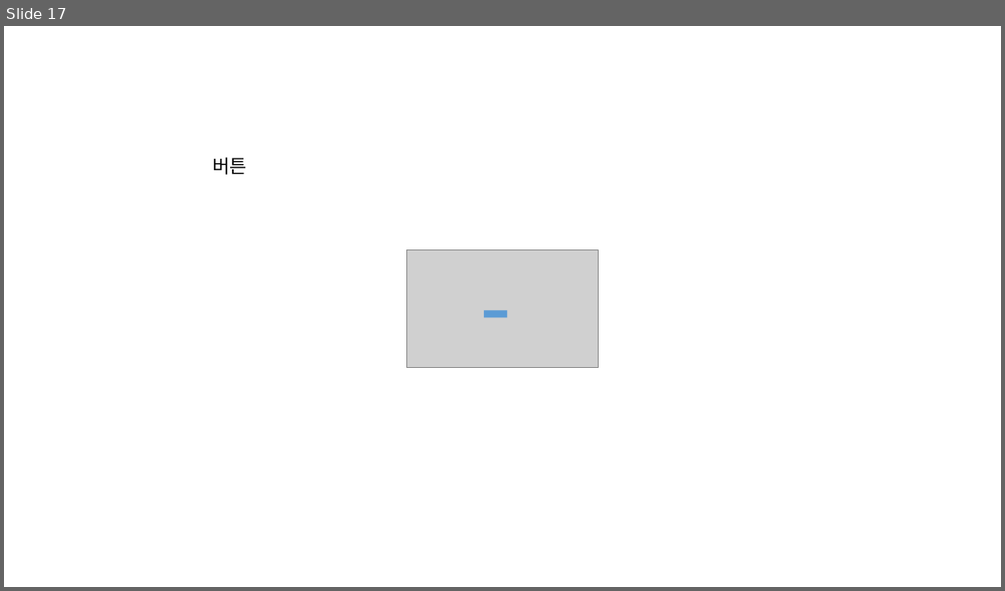
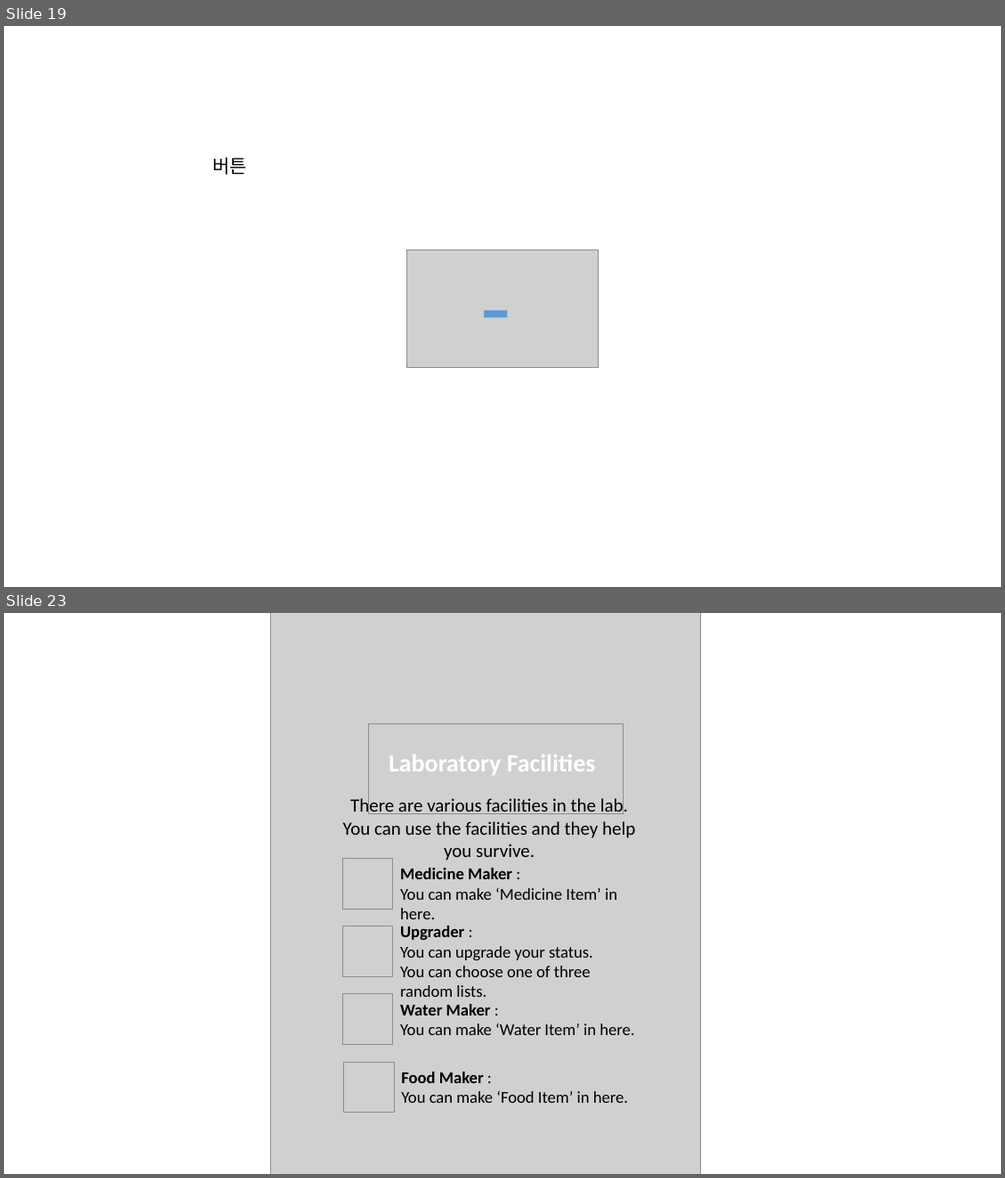
Before and after one commit to grootnam/PROJECT-SS, a slide deck: ui_design/ui_design.pptx. Shown one above the other, each under a label of ours: slide 17 before the commit, slides 19 and 23 after it; the slides between them are not shown. The pictures are 1005x591 and 1005x1178 pixels, drawn with LibreOffice and Linux fonts; fonts in the diff are those of the drawing; grey boxes stand for pictures. Boxes give left, top, right and bottom in pixels: in the first picture for what was removed or moved away, otherwise in the second. Text is boxed around its words. In the diff, an @@ line names an element or a change of style, - is before the commit and + after.

```diff
--- a/ui_design/ui_design.pptx
+++ b/ui_design/ui_design.pptx
@@ slide 23 added at box(4, 613, 1001, 1174), background #FFFFFF @@
@@ picture added at box(270, 613, 700, 1174) @@
@@ picture added at box(368, 723, 623, 814) @@
@@ text added at box(388, 755, 596, 775), 24 pt, text #FFFFFF, bold @@
+Laboratory Facilities
@@ text added at box(343, 796, 635, 860), 18 pt, text #000000 @@
+There are various facilities in the lab.
+You can use the facilities and they help you survive.
@@ text added at box(400, 868, 617, 919), 16 pt, text #000000 @@
+Medicine Maker :
+You can make ‘Medicine Item’ in here.
@@ text added at box(400, 925, 593, 997), 16 pt, text #000000 @@
+Upgrader :
+You can upgrade your status.
+You can choose one of three random lists.
@@ group added at box(343, 859, 395, 1112): 4 pictures @@
@@ text added at box(400, 1004, 634, 1035), 16 pt, text #000000 @@
+Water Maker :
+You can make ‘Water Item’ in here.
@@ text added at box(401, 1071, 628, 1103), 16 pt, text #000000 @@
+Food Maker :
+You can make ‘Food Item’ in here.
@@ what was slide 17 is now slide 19 @@
```
Also in this commit, not shown: 5 other slides added, 28 other files.
